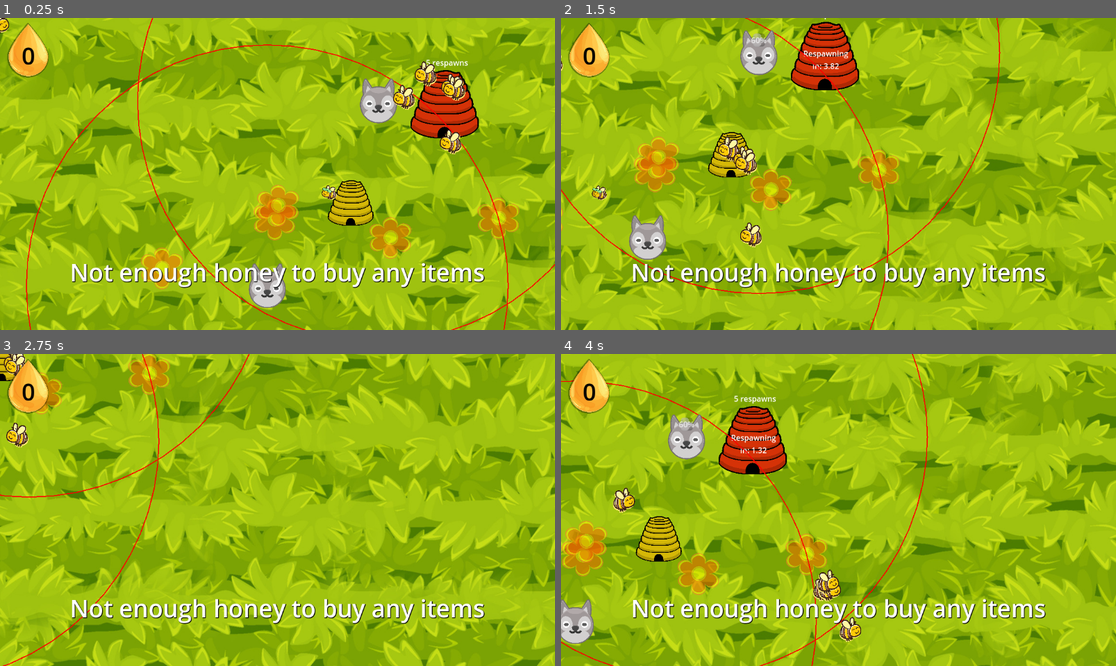
Above: before the commit, frames 1-4 (two rows, left to right).
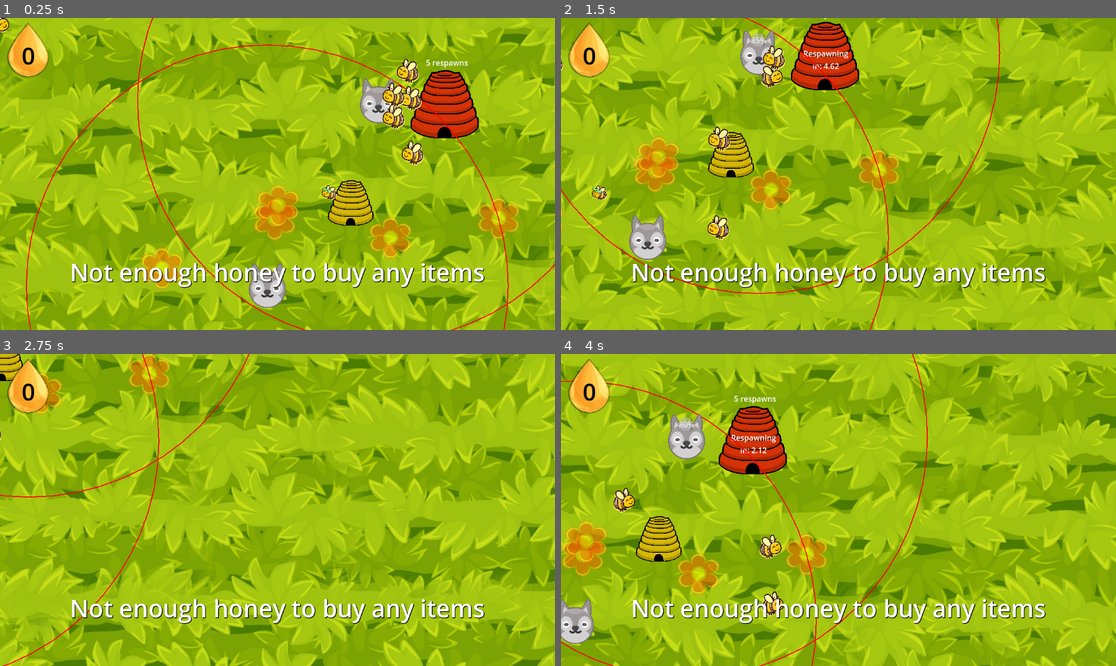
Above: after the commit, the same moments.

Repository: jam53/GMTK-Gamejam-2024
Game: Godot game, scene res://scenes/lawn.tscn
The game is run twice, just before and just after one commit, with the same random seed, the same clock (stepped at 60 frames per second) and the same inputs.
Inputs (mouse positions are in pixels of both pictures, inside the frame that each line leads up to):
- Up to frame 1 (0.25 s): no input
- Up to frame 2 (1.5 s): move the mouse to (827, 289) at 0.52 s; press the mouse at (827, 289) at 0.53 s; hold D (right) 0.53-1.28 s; move the mouse to (766, 102) at 1.27 s; release the mouse at (766, 102) at 1.28 s; hold S (down) from 1.28 s (still down); tap Z (disable_follow) at 1.35 s; click (766, 102) at 1.42 s
- Up to frame 3 (2.75 s): move the mouse to (333, 441) at 2.02 s; release S (down) at 2.03 s; press the mouse at (333, 441) at 2.03 s; hold D (right) from 2.03 s (still down)
- Up to frame 4 (4 s): move the mouse to (810, 572) at 2.77 s; release D (right) at 2.78 s; release the mouse at (810, 572) at 2.78 s; hold W (up) 2.78-3.53 s; tap Z (disable_follow) at 2.85 s; click (810, 572) at 2.92 s; move the mouse to (1005, 556) at 3.52 s; press the mouse at (1005, 556) at 3.53 s; hold A (left) from 3.53 s (still down)

The runs differ from the first frame. In frame 1, 1.8% of the frame differs, in the area x 68-84%, y 13-48%; in frame 2, 1.5%; in frame 3, 0.4%; in frame 4, 1.0%.

Commit message:
attack rework (kinda pain)
hopefully works now :)

Diff:
--- a/scenes/attacker.tscn
+++ b/scenes/attacker.tscn
@@ -7,11 +7,14 @@
 [ext_resource type="PackedScene" uid="uid://bg8sij5iv4h0j" path="res://scenes/components/health_component.tscn" id="5_rxqik"]
 [ext_resource type="PackedScene" uid="uid://tb08j7g6ttxh" path="res://scenes/components/hitbox_component.tscn" id="6_q3247"]
 
+[sub_resource type="CircleShape2D" id="CircleShape2D_njvhy"]
+radius = 4.0
+
 [sub_resource type="CircleShape2D" id="CircleShape2D_2u70o"]
 radius = 1863.0
 
 [sub_resource type="CircleShape2D" id="CircleShape2D_2kadw"]
-radius = 215.502
+radius = 947.128
 
 [node name="Attacker" type="Node2D"]
 z_index = 2
@@ -29,6 +32,9 @@
 position = Vector2(0.27842, -0.158137)
 scale = Vector2(0.027842, 0.0316274)
 texture = ExtResource("2_cjxco")
+
+[node name="CollisionShape2D" type="CollisionShape2D" parent="BoidsComponent"]
+shape = SubResource("CircleShape2D_njvhy")
 
 [node name="FlockViewCollision" type="CollisionShape2D" parent="BoidsComponent"]
 position = Vector2(0.13921, 0.0948822)
--- a/scenes/attackers_hive.tscn
+++ b/scenes/attackers_hive.tscn
@@ -8,6 +8,9 @@
 
 [sub_resource type="CircleShape2D" id="CircleShape2D_4g7ji"]
 radius = 49.4975
+
+[sub_resource type="CircleShape2D" id="CircleShape2D_vl4y6"]
+radius = 67.0671
 
 [node name="AttackerHive" type="StaticBody2D" groups=["hives"]]
 script = ExtResource("1_ukfpk")
@@ -50,3 +53,8 @@
 
 [node name="HitboxComponent" parent="." node_paths=PackedStringArray("health_component") instance=ExtResource("5_8ub17")]
 health_component = NodePath("../HealthComponent")
+
+[node name="CollisionShape2D" type="CollisionShape2D" parent="HitboxComponent"]
+shape = SubResource("CircleShape2D_vl4y6")
+
+[connection signal="died" from="HealthComponent" to="." method="_on_health_component_died"]
--- a/scenes/components/hitbox_component.tscn
+++ b/scenes/components/hitbox_component.tscn
@@ -6,4 +6,5 @@
 script = ExtResource("1_s4itx")
 
 [connection signal="area_entered" from="." to="." method="_on_area_entered"]
+[connection signal="area_exited" from="." to="." method="_on_area_exited"]
 [connection signal="body_entered" from="." to="." method="on_body_entered"]
--- a/scenes/enemies/enemy_bear.tscn
+++ b/scenes/enemies/enemy_bear.tscn
@@ -6,16 +6,16 @@
 [ext_resource type="PackedScene" uid="uid://bg8sij5iv4h0j" path="res://scenes/components/health_component.tscn" id="4_w2qks"]
 [ext_resource type="PackedScene" uid="uid://tb08j7g6ttxh" path="res://scenes/components/hitbox_component.tscn" id="5_jsykh"]
 [ext_resource type="PackedScene" uid="uid://drrhds5tdidgu" path="res://scenes/components/move_component.tscn" id="6_mlkqe"]
-[ext_resource type="PackedScene" uid="uid://ckex78oyry5l5" path="res://scenes/components/info_component.tscn" id="7_1jlrn"]
+[ext_resource type="PackedScene" uid="uid://c2tnhw17jpf8x" path="res://scenes/components/info_component.tscn" id="7_1jlrn"]
 
 [sub_resource type="CapsuleShape2D" id="CapsuleShape2D_wu687"]
-radius = 31.0
-height = 164.0
+radius = 49.0
+height = 98.0
 
 [sub_resource type="RectangleShape2D" id="RectangleShape2D_xetl1"]
-size = Vector2(106.75, 187)
+size = Vector2(132, 112)
 
-[node name="EnemyBear" type="CharacterBody2D"]
+[node name="EnemyBear" type="CharacterBody2D" groups=["bears"]]
 script = ExtResource("1_y4kid")
 
 [node name="Bear" type="Sprite2D" parent="."]
@@ -28,6 +28,7 @@
 
 [node name="AttackComponent" parent="." instance=ExtResource("3_pp3yy")]
 attack = 2
+attack_cooldown = 1.5
 
 [node name="HealthComponent" parent="." instance=ExtResource("4_w2qks")]
 max_hp = 20
@@ -38,7 +39,7 @@
 enemy = true
 
 [node name="CollisionShape2D" type="CollisionShape2D" parent="HitboxComponent"]
-position = Vector2(-1, 3)
+position = Vector2(-1, -2)
 shape = SubResource("RectangleShape2D_xetl1")
 
 [node name="MoveComponent" parent="." node_paths=PackedStringArray("parent", "hitbox_component") instance=ExtResource("6_mlkqe")]
--- a/scenes/enemies/enemy_rabbit.tscn
+++ b/scenes/enemies/enemy_rabbit.tscn
@@ -6,32 +6,33 @@
 [ext_resource type="PackedScene" uid="uid://bg8sij5iv4h0j" path="res://scenes/components/health_component.tscn" id="3_sreqt"]
 [ext_resource type="PackedScene" uid="uid://drrhds5tdidgu" path="res://scenes/components/move_component.tscn" id="4_cs4vb"]
 [ext_resource type="PackedScene" uid="uid://tb08j7g6ttxh" path="res://scenes/components/hitbox_component.tscn" id="5_1eo3m"]
-[ext_resource type="PackedScene" uid="uid://ckex78oyry5l5" path="res://scenes/components/info_component.tscn" id="7_14pdh"]
+[ext_resource type="PackedScene" uid="uid://c2tnhw17jpf8x" path="res://scenes/components/info_component.tscn" id="7_14pdh"]
 
 [sub_resource type="CapsuleShape2D" id="CapsuleShape2D_lvbct"]
 radius = 15.0
 height = 94.0
 
 [sub_resource type="CapsuleShape2D" id="CapsuleShape2D_c0lft"]
-radius = 29.0
-height = 112.0
+radius = 42.0
+height = 110.0
 
 [node name="BasicRabbit" type="CharacterBody2D"]
 script = ExtResource("1_ko1gy")
-
-[node name="hitbox" type="CollisionShape2D" parent="."]
-position = Vector2(0, 3)
-shape = SubResource("CapsuleShape2D_lvbct")
 
 [node name="Rabbit" type="Sprite2D" parent="."]
 scale = Vector2(0.16, 0.16)
 texture = ExtResource("1_wyne6")
 
+[node name="hitbox" type="CollisionShape2D" parent="Rabbit"]
+position = Vector2(0, 18.75)
+scale = Vector2(6.25, 6.25)
+shape = SubResource("CapsuleShape2D_lvbct")
+
 [node name="AttackComponent" parent="." instance=ExtResource("2_fda6u")]
 attack = 1
 
 [node name="HealthComponent" parent="." instance=ExtResource("3_sreqt")]
-max_hp = 1
+max_hp = 2
 
 [node name="MoveComponent" parent="." node_paths=PackedStringArray("parent", "hitbox_component") instance=ExtResource("4_cs4vb")]
 speed = 50.0
--- a/scenes/hive.tscn
+++ b/scenes/hive.tscn
@@ -8,6 +8,9 @@
 
 [sub_resource type="CircleShape2D" id="CircleShape2D_swtab"]
 radius = 33.7343
+
+[sub_resource type="CircleShape2D" id="CircleShape2D_7nuvh"]
+radius = 50.4876
 
 [node name="PollinatorHive" type="StaticBody2D" groups=["hives"]]
 script = ExtResource("1_srik8")
@@ -29,3 +32,9 @@
 
 [node name="HitboxComponent" parent="." node_paths=PackedStringArray("health_component") instance=ExtResource("5_dkv5a")]
 health_component = NodePath("../HealthComponent")
+
+[node name="CollisionShape2D" type="CollisionShape2D" parent="HitboxComponent"]
+position = Vector2(0, 4)
+shape = SubResource("CircleShape2D_7nuvh")
+
+[connection signal="died" from="HealthComponent" to="." method="_on_health_component_died"]
--- /dev/null
+++ b/scenes/temp.tscn
@@ -0,0 +1,27 @@
+[gd_scene load_steps=3 format=3 uid="uid://cqd87tbsse2v"]
+
+[ext_resource type="PackedScene" uid="uid://bhysoj6yo0m6t" path="res://scenes/enemies/enemy_bear.tscn" id="1_v4id4"]
+[ext_resource type="PackedScene" uid="uid://dply1skjqut7x" path="res://scenes/attacker.tscn" id="2_wjnku"]
+
+[node name="Node2D" type="Node2D"]
+
+[node name="EnemyBear" parent="." instance=ExtResource("1_v4id4")]
+position = Vector2(152, 98)
+
+[node name="Attacker" parent="." instance=ExtResource("2_wjnku")]
+position = Vector2(414, 250)
+
+[node name="Attacker2" parent="." instance=ExtResource("2_wjnku")]
+position = Vector2(739, 402)
+
+[node name="Attacker3" parent="." instance=ExtResource("2_wjnku")]
+position = Vector2(427, 459)
+
+[node name="Attacker4" parent="." instance=ExtResource("2_wjnku")]
+position = Vector2(220, 383)
+
+[node name="Attacker5" parent="." instance=ExtResource("2_wjnku")]
+position = Vector2(616, 270)
+
+[node name="Attacker6" parent="." instance=ExtResource("2_wjnku")]
+position = Vector2(503, 62)
--- a/scripts/attacker_hive.gd
+++ b/scripts/attacker_hive.gd
@@ -44,6 +44,17 @@
 		return timer.is_stopped() == false
 	)
 
+func die():
+	for child in get_children():
+		if child is Attacker:
+			var global_pos = child.global_position
+			child.hive = null
+			remove_child(child)
+			get_parent().add_child(child)
+
+			child.global_position = global_pos
+		queue_free()
+
 func _spawn_bee(consume_respawn: bool = true):
 	if consume_respawn:
 		respawns -= 1
@@ -54,15 +65,7 @@
 	add_child(attacker)
 
 	if respawns == 0:
-		for child in get_children():
-			if child is Attacker:
-				var global_pos = child.global_position
-				child.hive = null
-				remove_child(child)
-				get_parent().add_child(child)
-
-				child.global_position = global_pos
-		queue_free()
+		die()
 
 func _process(delta):
 	if active_timers.size() > 0:
@@ -76,3 +79,7 @@
 		timertext.text = "Respawning in: %.2f" % shortest_time
 	else:
 		timertext.text = ""
+
+
+func _on_health_component_died():
+	die()
--- a/scripts/components/attack_component.gd
+++ b/scripts/components/attack_component.gd
@@ -4,17 +4,45 @@
 @export var attack: int
 @export var attack_cooldown: float = 1
 
-var can_attack: bool = true
 @onready var attack_timer = $Timer
+
+var targets : Array[Node] = []
+var _can_attack
 
 func _ready():
 	attack_timer.wait_time = attack_cooldown
 
+func add_target(target: Node):
+	if target.has_method("take_damage"):
+		if get_parent() in get_tree().get_nodes_in_group("bears"):
+			print("adding ", target.get_parent())
+		targets.append(target)
+		if targets.size() == 1:
+			damage(target)
+			attack_timer.start()
+
+
+func remove_target(target: Node):
+	if target in targets:
+		if get_parent() in get_tree().get_nodes_in_group("bears"):
+			print("removing ", target.get_parent())
+		targets.remove_at(targets.find(target))
+
 func damage(target: Node) -> void:
-	if can_attack and target.has_method("take_damage"):
-		can_attack = false
+	if _can_attack:
 		target.take_damage(attack)
-		attack_timer.start()
+		_can_attack = false
 
 func _on_Timer_timeout() -> void:
-	can_attack = true
+	_can_attack = true
+	if targets.size() == 0:
+		return
+	var target = targets[0]
+	while not is_instance_valid(target) and targets.size() > 1:
+		targets.remove_at(0)
+		target = targets[0]
+
+	if targets.size() > 0:
+		if is_instance_valid(target):
+			damage(target)
+		attack_timer.start()
--- a/scripts/components/health_component.gd
+++ b/scripts/components/health_component.gd
@@ -20,7 +20,6 @@
 	if is_freed:
 		return
 
-	current_hp -= damage
 	if current_hp <= 0:
 		is_freed = true
 		if health_bar != null:
--- a/scripts/components/hitbox_component.gd
+++ b/scripts/components/hitbox_component.gd
@@ -9,8 +9,15 @@
 	health_component.take_damage(damage)
 
 func attack(target: Node) -> void:
-	attack_component.damage(target)
+	attack_component.add_target(target)
+
+func _is_target(area):
+	return (attack_component != null) and area.has_method("take_damage") and (self.enemy != area.enemy)
 
 func _on_area_entered(area):
-	if (attack_component != null) and area.has_method("take_damage") and (self.enemy != area.enemy):
+	if _is_target(area):
 		self.attack(area)
+
+func _on_area_exited(area):
+	if _is_target(area):
+		attack_component.remove_target(area)
--- a/scripts/polinnator_hive.gd
+++ b/scripts/polinnator_hive.gd
@@ -14,3 +14,7 @@
 
 func bee_arrived():
 	GameManager.update_honey(5)
+
+
+func _on_health_component_died():
+	queue_free()
Not shown: 1 places in scenes/attacker.tscn that only renumber resources
Not shown: 1 places in scenes/attackers_hive.tscn that only renumber resources
Not shown: 1 places in scenes/hive.tscn that only renumber resources
